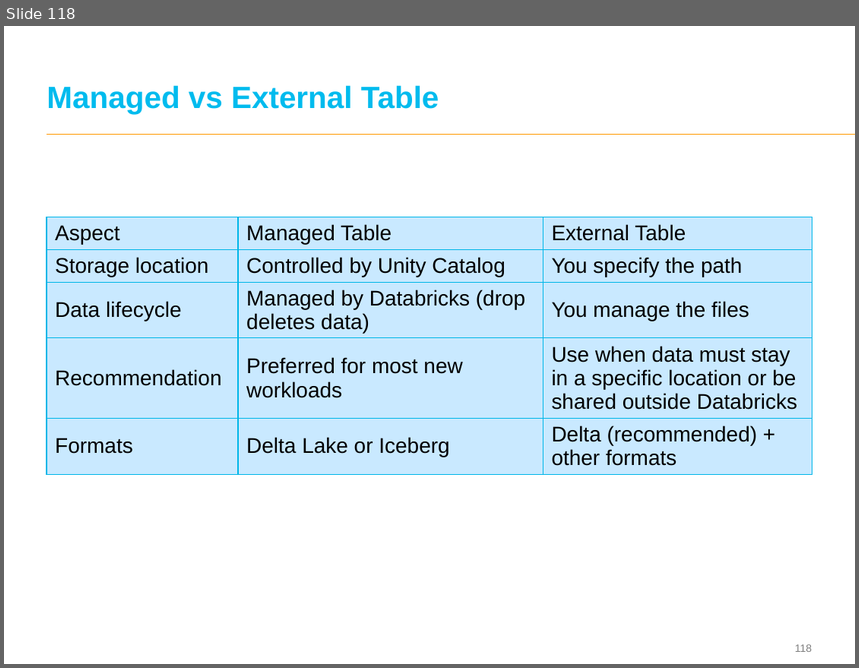
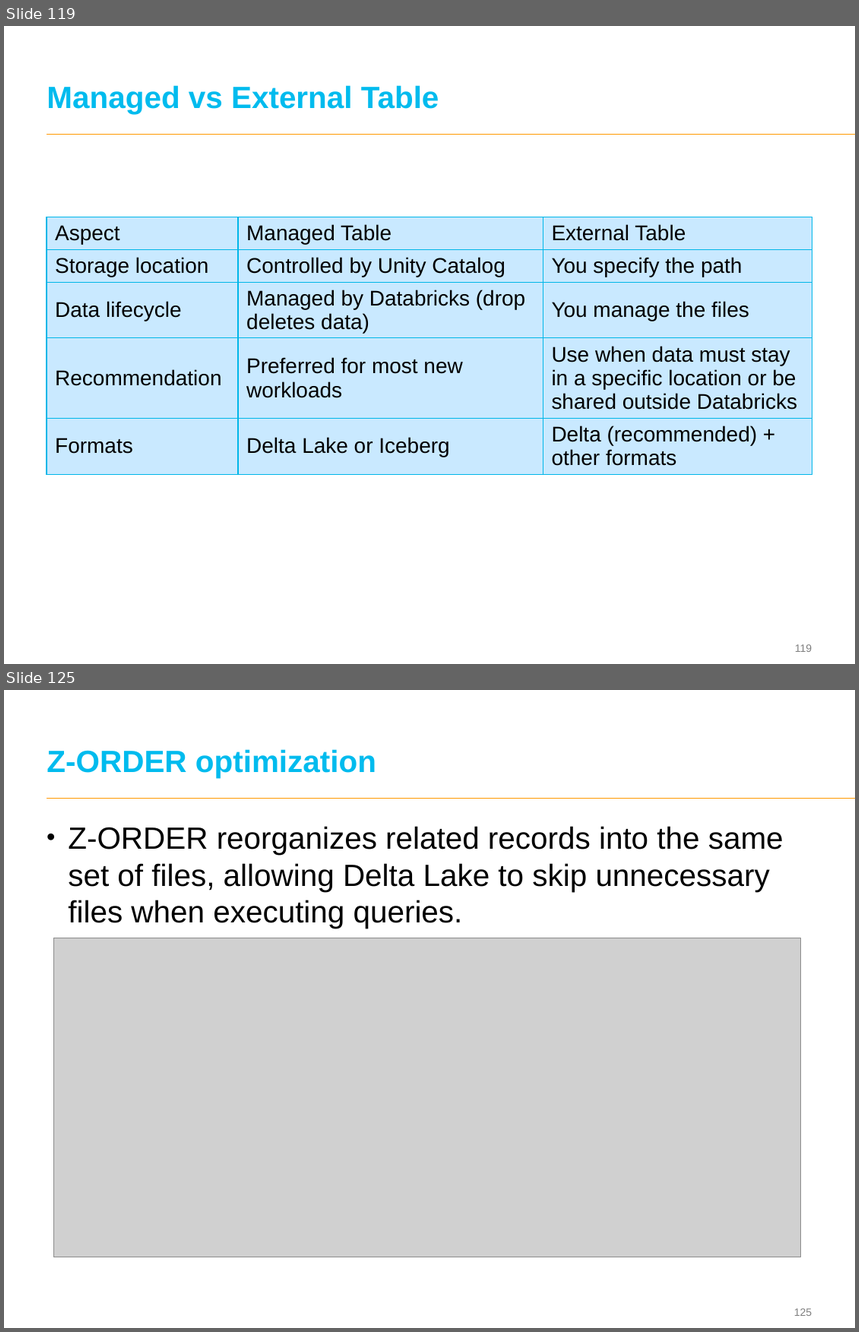
Before and after one commit to eswaribala/ltidatanov2026, a slide deck: DataAnalyticsandPlatform.pptx. Shown one above the other, each under a label of ours: slide 118 before the commit, slides 119 and 125 after it; the slides between them are not shown. The pictures are 859x668 and 859x1332 pixels, drawn with LibreOffice and Linux fonts; fonts in the diff are those of the drawing; grey boxes stand for pictures; background and template pictures are left out. Boxes give left, top, right and bottom in pixels: in the first picture for what was removed or moved away, otherwise in the second. Text is boxed around its words. In the diff, an @@ line names an element or a change of style, - is before the commit and + after.

```diff
--- a/DataAnalyticsandPlatform.pptx
+++ b/DataAnalyticsandPlatform.pptx
@@ slide 125 added at [4,690,855,1328], background #FFFFFF; not listed: 2 template elements that a slide beside it also shows @@
@@ title added at [47,749,376,778], 26 pt, text #00BBEE, bold @@
+Z-ORDER optimization
@@ text added at [68,826,784,929], 26 pt, text #000000 @@
+• Z-ORDER reorganizes related records into the same set of files, allowing Delta Lake to skip unnecessary files when executing queries.
@@ picture added at [53,939,800,1258] @@
@@ what was slide 118 is now slide 119 @@
```
Also in this commit, not shown: 2 slides changed, 19 other slides added, 1 other file.
